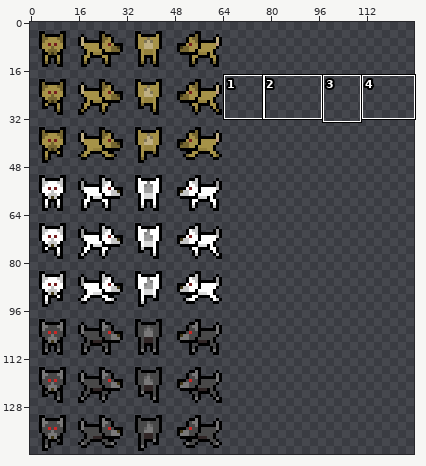
Two states of a sprite sheet, public/resources/images/dog.png. Above: a wide view before the commit, with the close-up outlined.
Close-up. Before:
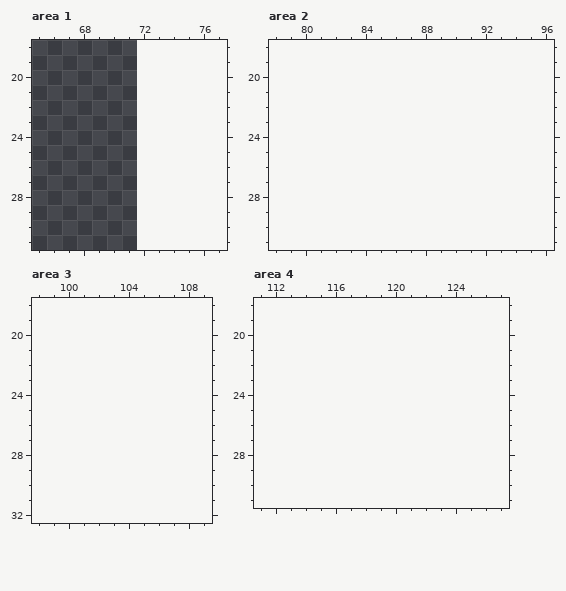
The file is 72x144 pixels. Shown: area 1: x 65..77, y 18..31; area 2: x 78..96, y 18..31; area 3: x 98..109, y 18..32; area 4: x 111..127, y 18..31. The old version is drawn lined up with the new one, on the new canvas. The commit also changed other parts of the picture, which this record leaves out.
Now the later version:
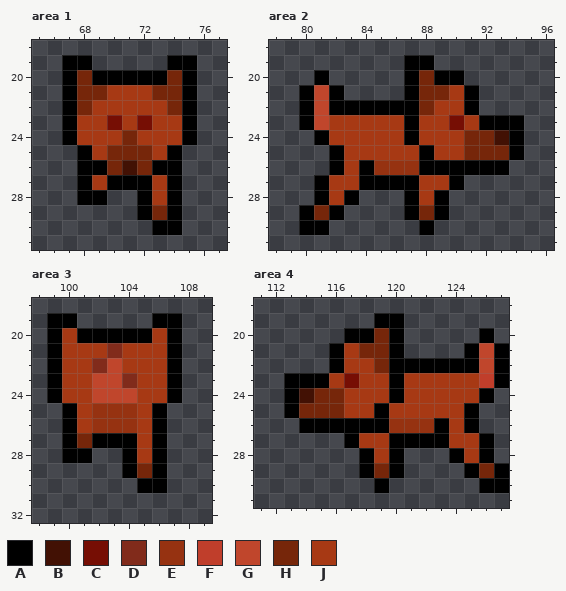
Palette (. is transparent): A #000000  B #421104  C #760e04  D #812b1b  E #963211  F #c03e2b  G #c0462c  H #76260a  J #a73914
What changed:
canvas 72x144 -> 128x144
Area 1:
y 19: x 67..68 .. -> AA; x 74..75 .. -> AA
y 20: x 67..75 ......... -> AHAAAAAHA
y 21: x 67..75 ......... -> AHHJJJHHA
y 22: x 67..75 ......... -> AHJJJJJHA
y 23: x 67..75 ......... -> AJJCJCJJA
y 24: x 67..75 ......... -> AJJJHJJJA
y 25: x 68..74 ....... -> AJHHHJA
y 26: x 68..74 ....... -> AAHBHAA
y 27: x 68..74 ....... -> AJAAAJA
y 28: x 68..69 .. -> AA; x 72..74 ... -> AJA
y 29: x 72..74 ... -> AHA
y 30: x 73..74 .. -> AA
Area 2:
y 19: x 87..88 .. -> AA
y 20: x 81 . -> A; x 87..90 .... -> AHAA
y 21: x 80..82 ... -> AGA; x 87..91 ..... -> AHHJA
y 22: x 80..91 ............ -> AGAAAAAAHJJA
y 23: x 80..94 ............... -> AGJJJJJAJJCJAAA
y 24: x 81..94 .............. -> AJJJJJAJJJHHBA
y 25: x 82..94 ............. -> AJJJJJAJJHHHA
y 26: x 82..93 ............ -> AJAEEEAAAAAA
y 27: x 81..90 .......... -> AJJAAAAJJA
y 28: x 81..83 ... -> AJA; x 87..89 ... -> AJA
y 29: x 80..82 ... -> AHA; x 87..89 ... -> AHA
y 30: x 80..81 .. -> AA; x 88 . -> A
Area 3:
y 19: x 99..100 .. -> AA; x 106..107 .. -> AA
y 20: x 99..107 ......... -> AJAAAAAJA
y 21: x 99..107 ......... -> AJJJDJJJA
y 22: x 99..107 ......... -> AJJDGJJJA
y 23: x 99..107 ......... -> AJJGGDJJA
y 24: x 99..107 ......... -> AJJGGGJJA
y 25..26: x 100..106 ....... -> AJEEEJA
y 27: x 100..106 ....... -> AHAAAJA
y 28: x 100..101 .. -> AA; x 104..106 ... -> AJA
y 29: x 104..106 ... -> AHA
y 30: x 105..106 .. -> AA
Area 4:
y 19: x 119..120 .. -> AA
y 20: x 117..120 .... -> AAHA; x 126 . -> A
y 21: x 116..120 ..... -> AJHHA; x 125..127 ... -> AGA
y 22: x 116..127 ............ -> AJJHAAAAAAGA
y 23: x 113..127 ............... -> AAAJCJJAJJJJJFA
y 24: x 113..126 .............. -> ABHHJJJAJJJJJA
y 25: x 113..125 ............. -> AHHHJJAJJJJJA
y 26: x 114..125 ............ -> AAAAAAEEEAJA
y 27: x 117..126 .......... -> AJJAAAAJJA
y 28: x 118..120 ... -> AJA; x 124..126 ... -> AJA
y 29: x 118..120 ... -> AHA; x 125..127 ... -> AHA
y 30: x 119 . -> A; x 126..127 .. -> AA
Changed places in both close-ups, as pixel boxes (x1, y1, x2, y2):
added: (62, 55, 197, 235)
added: (299, 55, 524, 235)
added: (47, 313, 182, 493)
added: (284, 313, 509, 493)
